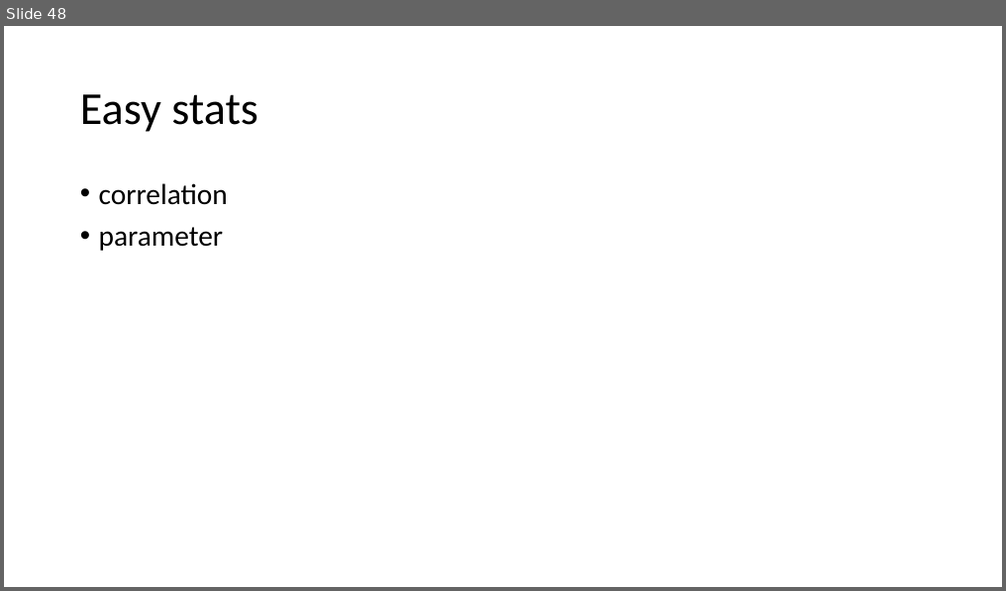
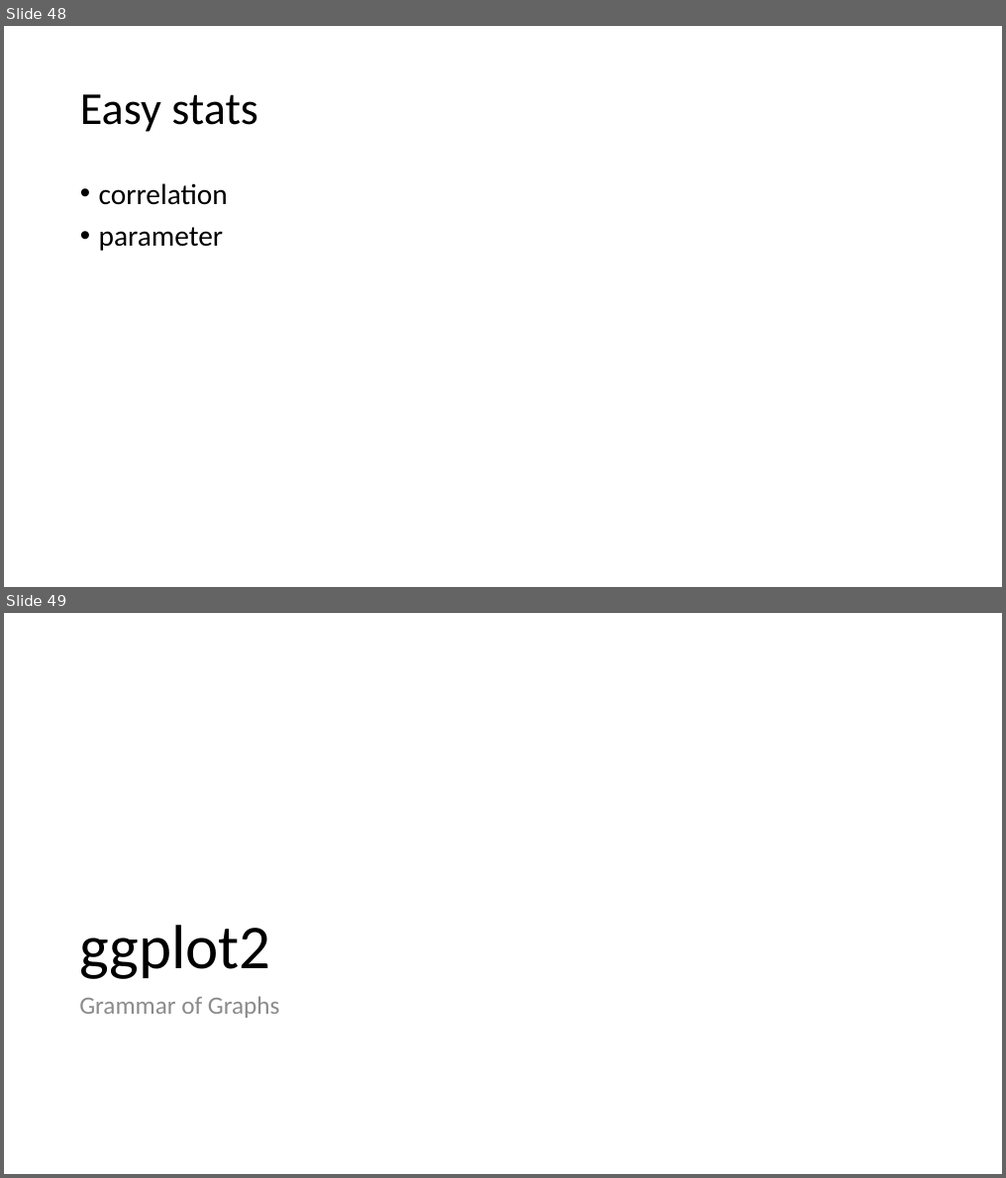
Before and after one commit to ruampimentel/SPSS_to_R, a slide deck: Slides - SPSS to R.pptx. Shown one above the other, each under a label of ours: slide 48 before the commit, slides 48 and 49 after it. The pictures are 1006x591 and 1006x1178 pixels, drawn with LibreOffice and Linux fonts; fonts in the diff are those of the drawing. Boxes give left, top, right and bottom in pixels: in the first picture for what was removed or moved away, otherwise in the second. Text is boxed around its words. In the diff, an @@ line names an element or a change of style, - is before the commit and + after.

Commit message:
plotting with ggplot2

```diff
--- a/Slides - SPSS to R.pptx
+++ b/Slides - SPSS to R.pptx
@@ slide 49 added at (x1=4, y1=613, x2=1002, y2=1174), background #FFFFFF @@
@@ title added at (x1=79, y1=925, x2=270, y2=979), 60 pt, text #000000 @@
+ggplot2
@@ text added at (x1=79, y1=996, x2=280, y2=1018), 24 pt, text #8C8C8C @@
+Grammar of Graphs
```
Also in this commit, not shown: 3 other slides added, 6 other files.
